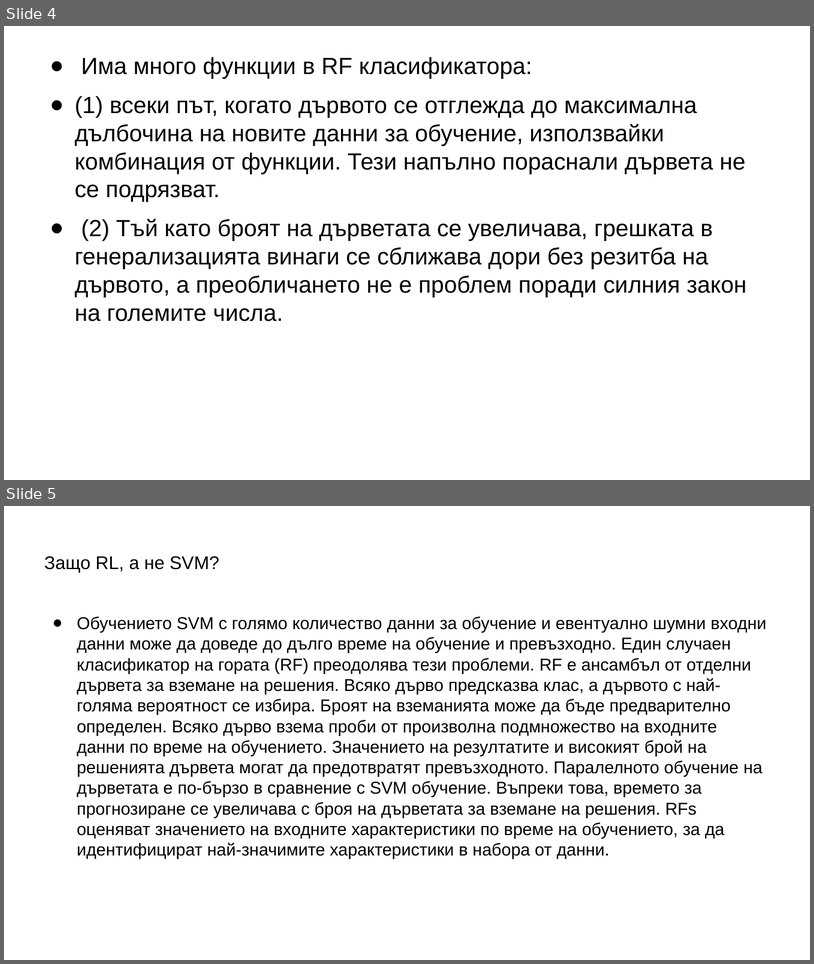
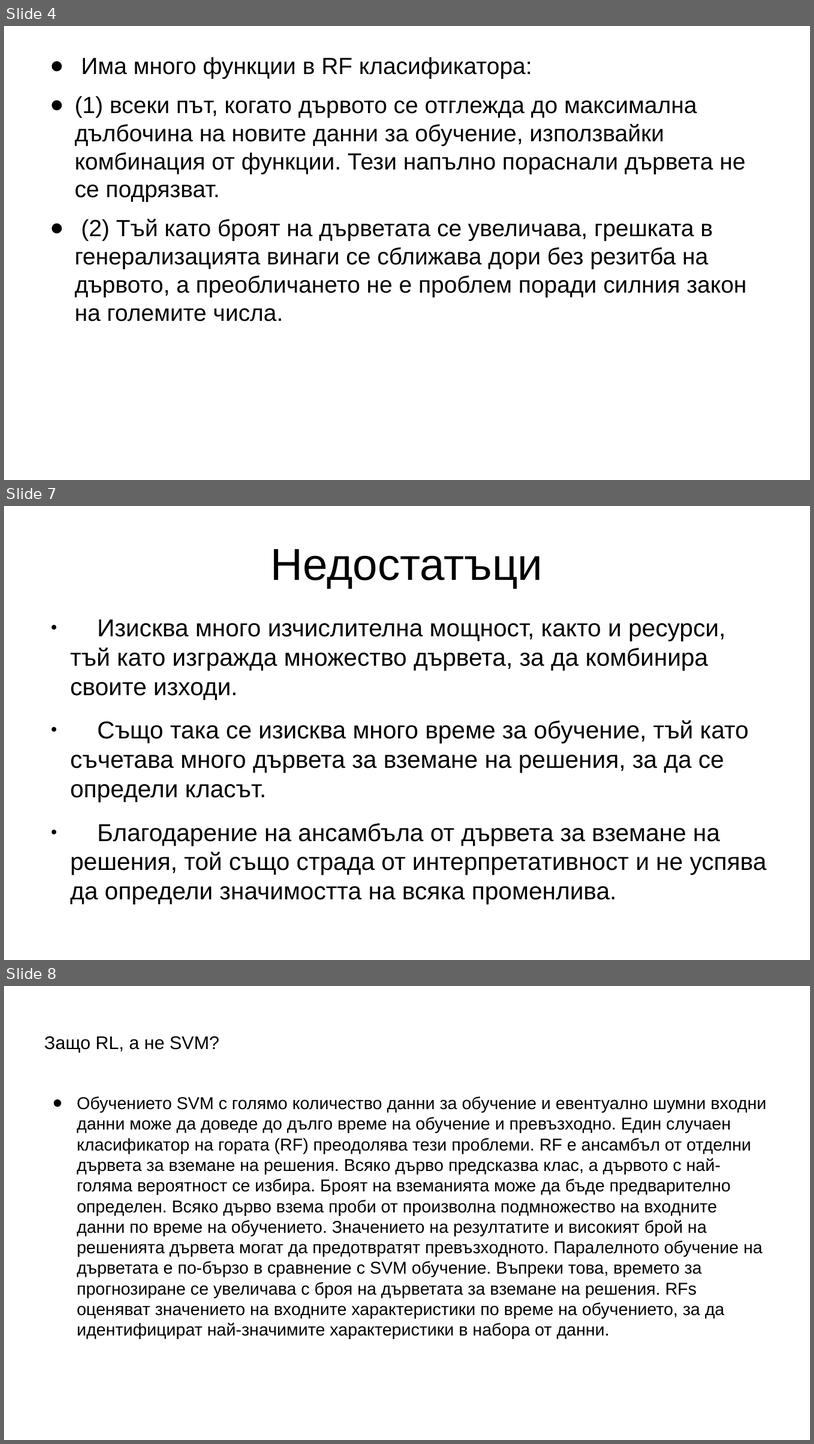
Before and after one commit to Galya777/StockPredictions, a slide deck: Presentation.pptx. Shown one above the other, each under a label of ours: slides 4 and 5 before the commit, slides 4, 7 and 8 after it; the slides between them are not shown. The pictures are 814x964 and 814x1444 pixels, drawn with LibreOffice and Linux fonts; fonts in the diff are those of the drawing; background and template pictures are left out. Boxes give left, top, right and bottom in pixels: in the first picture for what was removed or moved away, otherwise in the second. Text is boxed around its words. In the diff, an @@ line names an element or a change of style, - is before the commit and + after.

```diff
--- a/Presentation.pptx
+++ b/Presentation.pptx
@@ slide 7 added at [4,506,810,960], background picture (left out) @@
@@ title added at [271,549,543,588], 44 pt, text #000000 @@
+Недостатъци
@@ text added at [70,619,767,874], 24 pt, text #000000 @@
+● Изисква много изчислителна мощност, както и ресурси, тъй като изгражда множество дървета, за да комбинира своите изходи.
+● Също така се изисква много време за обучение, тъй като съчетава много дървета за вземане на решения, за да се определи класът.
+● Благодарение на ансамбъла от дървета за вземане на решения, той също страда от интерпретативност и не успява да определи значимостта на всяка променлива.
@@ what was slide 5 is now slide 8 @@
```
Also in this commit, not shown: 2 slides changed, 5 other slides added, 2 slides removed, 1 other file.
